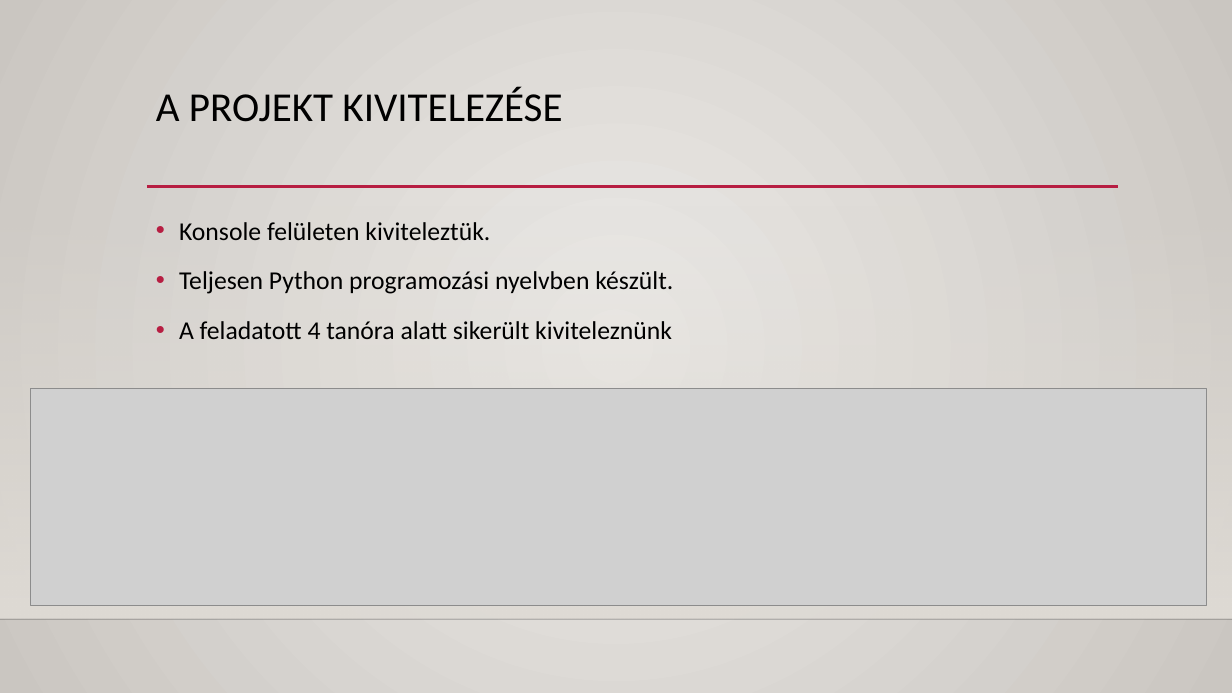
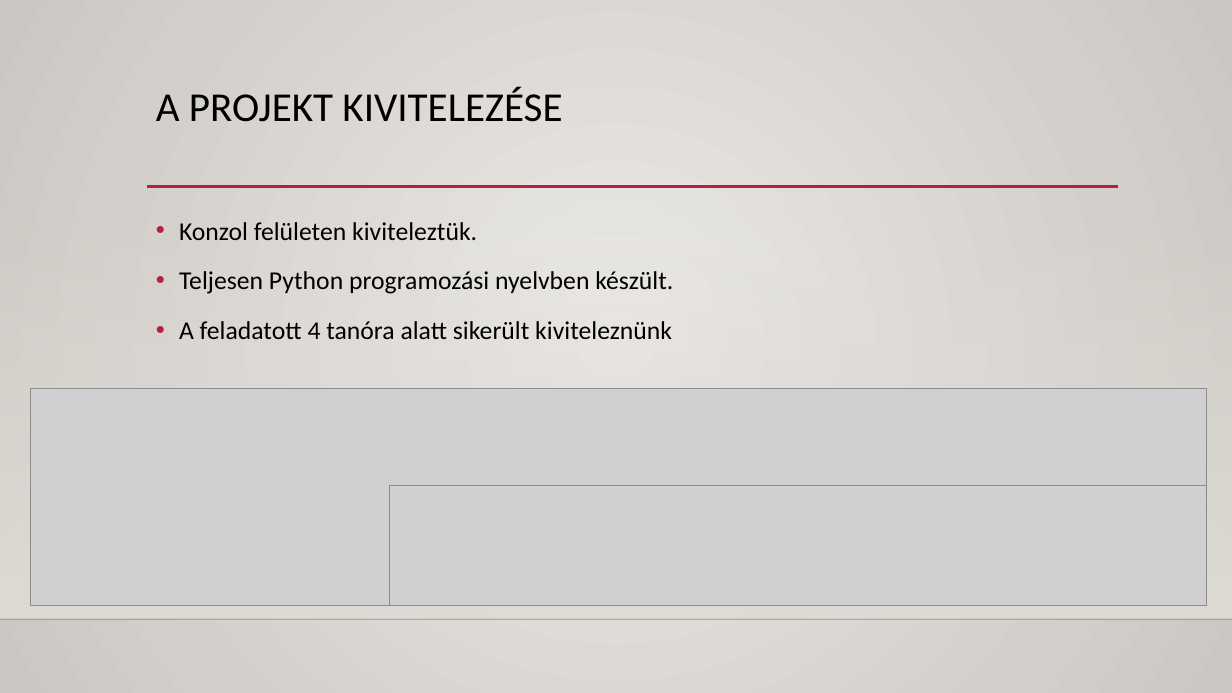
Before and after one commit to MrTakasu/Nevezetesegek, a slide deck: slide 5 of Profimunka.pptx. Drawn at 1232x693 pixels with LibreOffice and Linux fonts; fonts in the diff are those of the drawing; grey boxes stand for pictures; background and template pictures are left out. Boxes give left, top, right and bottom in pixels: in the first picture for what was removed or moved away, otherwise in the second. Text is boxed around its words. In the diff, an @@ line names an element or a change of style, - is before the commit and + after.

```diff
--- a/Profimunka.pptx
+++ b/Profimunka.pptx
@@ text at bbox=[179, 222, 477, 240]: text changed @@
-• Konsole felületen kiviteleztük.
+• Konzol felületen kiviteleztük.
@@ picture added at bbox=[390, 485, 1207, 604] @@
```
Also in this commit, not shown: 1 other slide changed.
